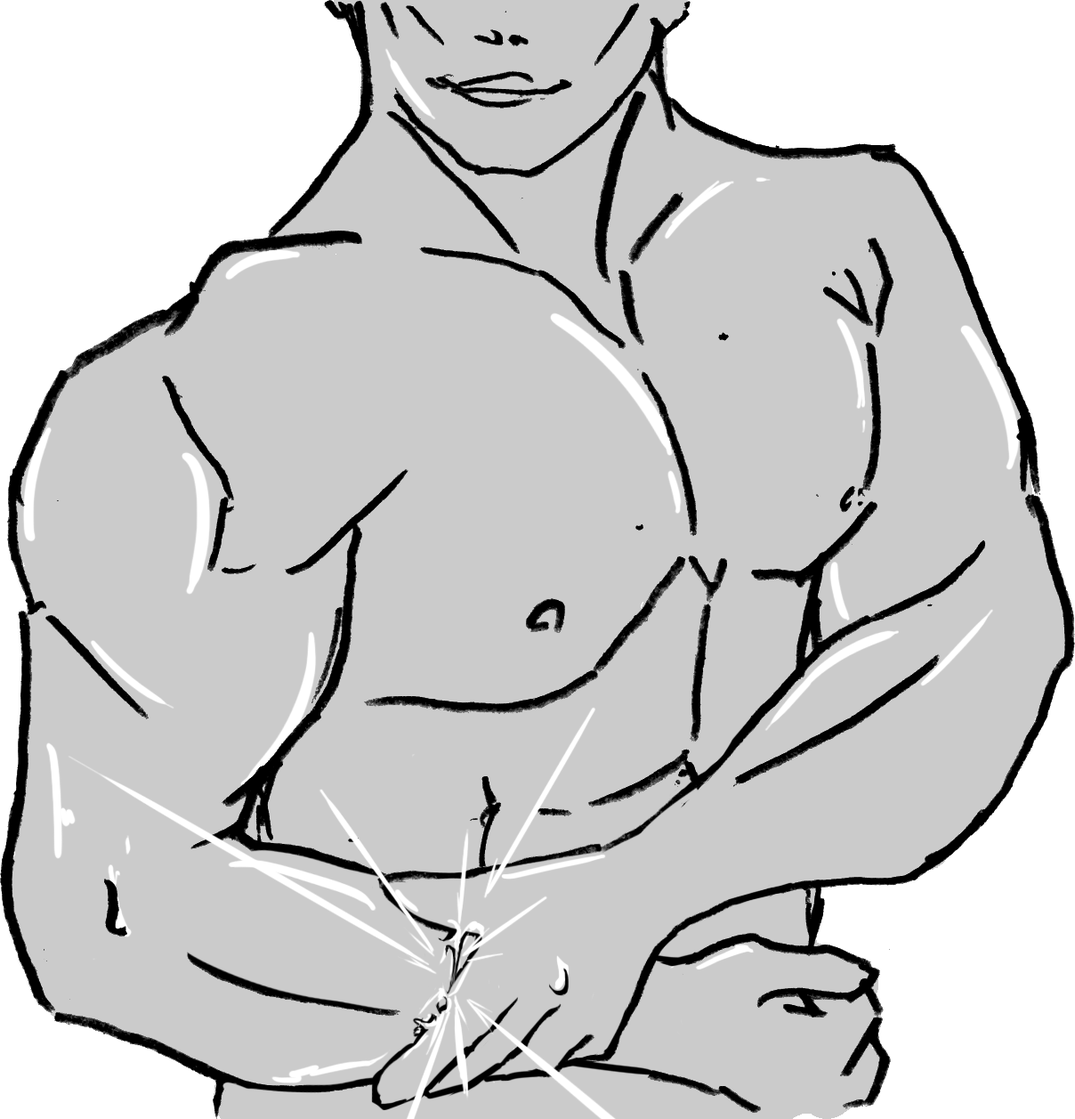
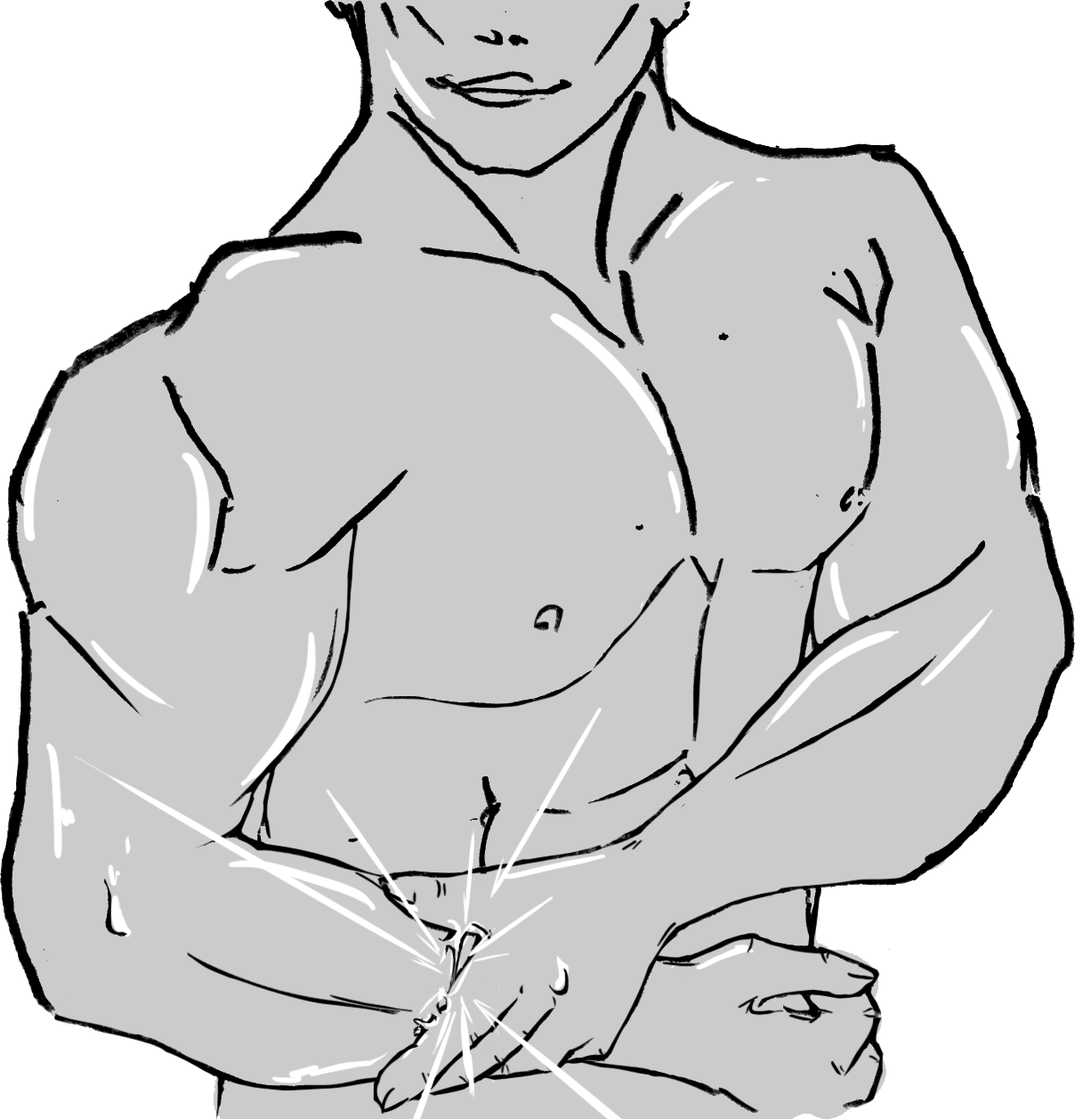
Layers edited between the first and the second 1075 x 1119 image:
painted on "レイヤー 5" over [67, 706, 884, 1119]
added layer "レイヤー 6" above "レイヤー 4" over [378, 889, 419, 1112]
painted on "レイヤー 4" over [370, 727, 794, 1115]
painted on "レイヤー 1" over [49, 501, 983, 1119]
